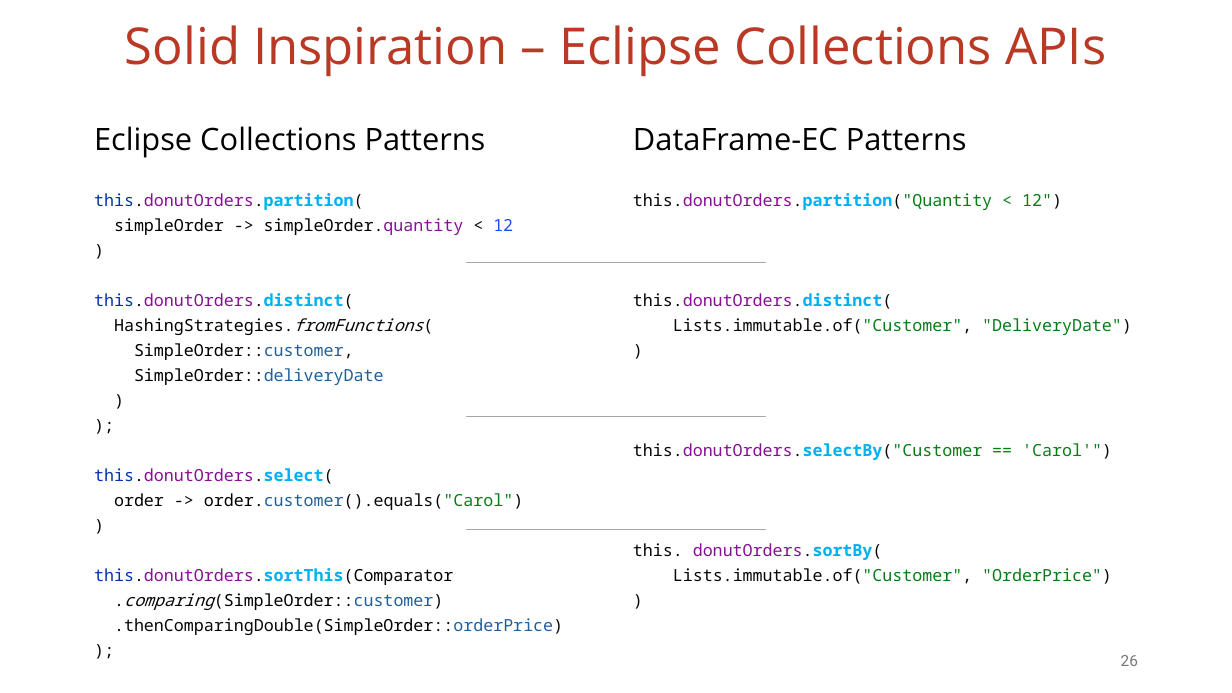
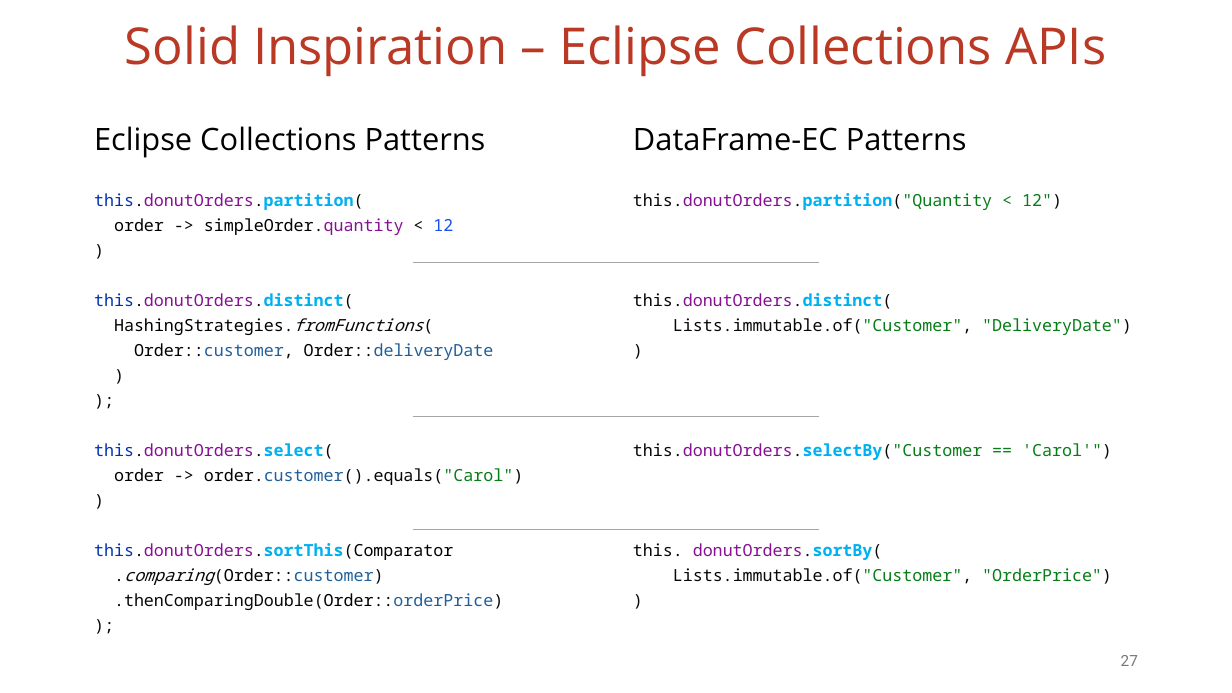
Before and after one commit to vmzakharov/missing-dataframe-talk, a slide deck: slide 27 of presentation/Missing_Dataframe_Long.pptx (slide 26 before the commit). Drawn at 1232x693 pixels with LibreOffice and Linux fonts; fonts in the diff are those of the drawing. Boxes give left, top, right and bottom in pixels: in the first picture for what was removed or moved away, otherwise in the second. Text is boxed around its words. In the diff, an @@ line names an element or a change of style, - is before the commit and + after.

Commit message:
updates slides

```diff
--- a/presentation/Missing_Dataframe_Long.pptx
+++ b/presentation/Missing_Dataframe_Long.pptx
@@ text at [114,218,453,235]: text changed @@
-simpleOrder -> simpleOrder.quantity < 12
+order -> simpleOrder.quantity < 12
@@ line moved from (466, 262) - (766, 262) to (413, 262) - (820, 262) @@
@@ text at [134,343,494,360]: text changed; text colour #000000 to #215F9A @@
-SimpleOrder::customer,
-SimpleOrder::deliveryDate
+Order::customer, Order::deliveryDate
@@ line moved from (466, 417) - (766, 417) to (413, 417) - (820, 417) @@
@@ line moved from (466, 530) - (766, 530) to (413, 530) - (820, 530) @@
@@ text at [114,568,503,610]: text changed @@
-.comparing(SimpleOrder::customer)
-.thenComparingDouble(SimpleOrder::orderPrice)
-);
+.comparing(Order::customer)
+.thenComparingDouble(Order::orderPrice)
+);
@@ page number at [1121,655,1138,666]: text changed @@
-26
+27
```
Also in this commit, not shown: 5 other slides changed, 4 slides added, 2 slides removed, 1 other file.
